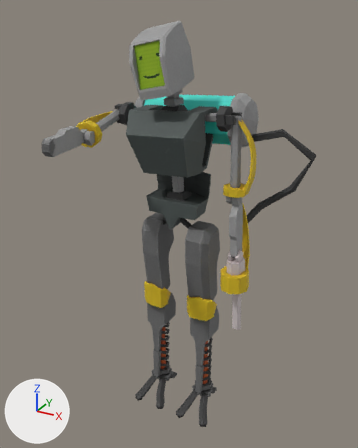
What one commit did to the FBX model Hide and Seek Prototype/Assets/Models/Characters/Player/fire animation.fbx.
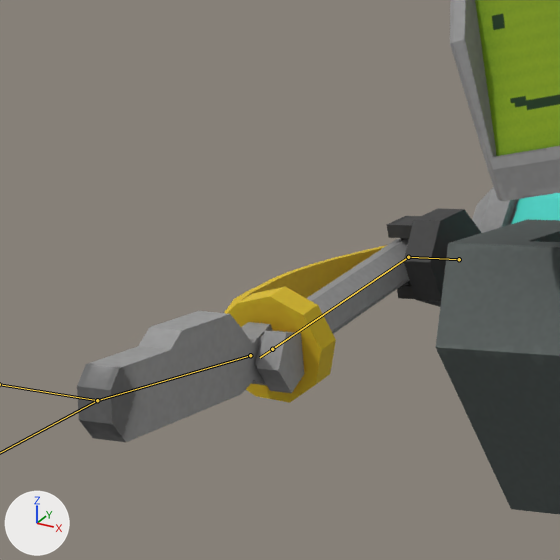
Each version appears first whole from a camera (50 mm lens) standing at (1.17, -2.1, 2.26) and looking at (0.07, -0.1, 1.26), and next in a close-up on the part from 7% to 43% of the width and 12% to 41% of the height. Lighting does not change. The marker at lower left points along +X, +Y and +Z. Both versions are drawn at frame 1 of the action 'Armature.001|Armature.001Action.001'; the numbers are the values there. The bones that bend it are drawn over the model as lines in the close-ups.

Names of what the first close-up shows: 'ROBOT', 'ROBOT.001'.
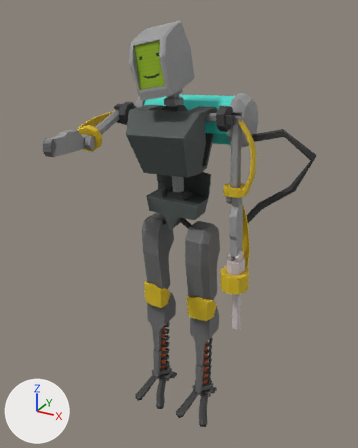
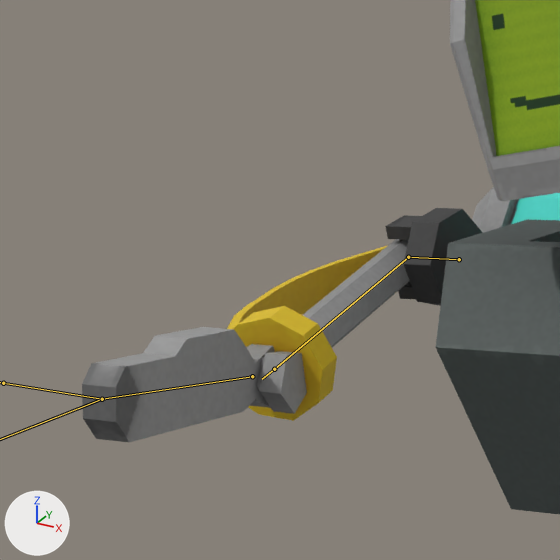
Where the change shows, as pixel boxes [x1, y1, x2, y2] in the close-ups (560 x 560 px):
'ROBOT', posed: before [77, 187, 560, 514]; after [82, 187, 560, 514]
bone 'lower arm.r', root to tip: before (250, 355) to (97, 400); after (252, 376) to (102, 399)

Diff of the bpy script that builds the scene:
```diff
--- a/Hide and Seek Prototype/Assets/Models/Characters/Player/fire animation.fbx.py
+++ b/Hide and Seek Prototype/Assets/Models/Characters/Player/fire animation.fbx.py
@@ bone_shoulder_r @@
 bone_shoulder_r = bpy.data.objects['Armature.001'].pose.bones['shoulder.r']  # child of 'torso'
-bone_shoulder_r.rotation_quaternion = (0.742, 0.0, 0.67, 0.0)  # degrees (0, 84, 0)
+bone_shoulder_r.rotation_quaternion = (0.763, 0.0, 0.647, 0.0)  # degrees (0, 81, 0)
@@ bone_lower_arm_r @@
 bone_lower_arm_r = bpy.data.objects['Armature.001'].pose.bones['lower arm.r']  # child of 'elbow.r'
-bone_lower_arm_r.rotation_quaternion = (0.998, 0.0, 0.0, 0.07)  # degrees (0, 0, 8)
+bone_lower_arm_r.rotation_quaternion = (0.99, 0.0, 0.0, 0.141)  # degrees (0, 0, 16)
```
